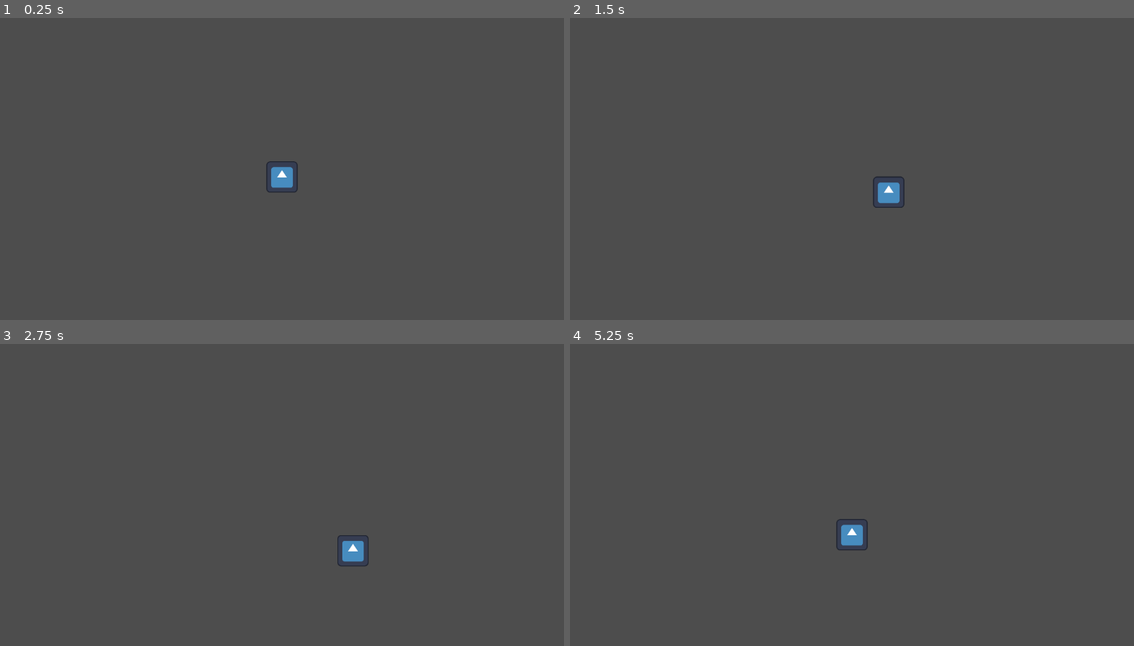
Above: before the commit, frames 1-4 (two rows, left to right).
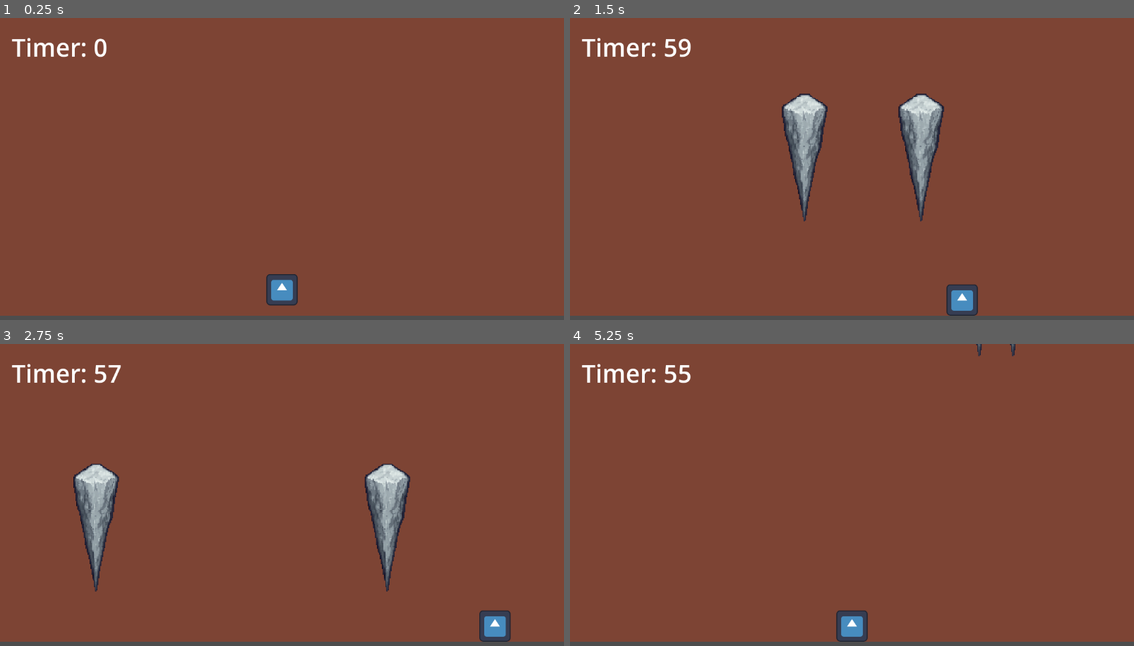
Above: after the commit, the same moments.

Repository: elftmann1/Theater-Rush
Game: Godot game, scene res://Scenes/Game.tscn
The game is run twice, just before and just after one commit, with the same random seed, the same clock (stepped at 60 frames per second) and the same inputs. The project has no main scene, so this scene is started directly. The engine's default icon, where the game draws it, is replaced by a stand-in: a white triangle on a blue panel in a dark square.
Inputs:
- Up to frame 1 (0.25 s): no input
- Up to frame 2 (1.5 s): hold Right (Right) 0.53-1.28 s; hold Down (Down) from 1.28 s (still down)
- Up to frame 3 (2.75 s): release Down (Down) at 2.03 s; hold Right (Right) from 2.03 s (still down)
- Up to frame 4 (5.25 s): release Right (Right) at 2.78 s; hold Up (Up) 2.78-3.53 s; hold Left (Left) 3.53-5.03 s; hold Down (Down) from 5.03 s (still down)

The runs differ from the first frame. In frame 1, 98% of the frame differs, in the area x 0-100%, y 0-99%; in frame 2, 98%; in frame 3, 98%; in frame 4, 98%.

Commit message:
small rock game test

Diff:
--- a/Scenes/Game.tscn
+++ b/Scenes/Game.tscn
@@ -1,11 +1,96 @@
-[gd_scene load_steps=2 format=3 uid="uid://dgjqniq1e3sib"]
+[gd_scene load_steps=6 format=3 uid="uid://dgjqniq1e3sib"]
 
 [ext_resource type="PackedScene" uid="uid://camd18qtudr0c" path="res://Scenes/character_body_2d.tscn" id="1_iukft"]
+[ext_resource type="Script" uid="uid://dhtdoe70omqmm" path="res://Scripts/game_manager.gd" id="1_j5yw3"]
+[ext_resource type="Script" uid="uid://chu4wh5erqedi" path="res://Scripts/rock_icicle_spawner.gd" id="2_kldst"]
+
+[sub_resource type="WorldBoundaryShape2D" id="WorldBoundaryShape2D_iukft"]
+
+[sub_resource type="WorldBoundaryShape2D" id="WorldBoundaryShape2D_gl6un"]
 
 [node name="Game" type="Node2D"]
 
-[node name="CharacterBody2D" parent="." instance=ExtResource("1_iukft")]
-position = Vector2(0, -1)
+[node name="GameManager" type="Node" parent="."]
+script = ExtResource("1_j5yw3")
+
+[node name="TimerText" type="Label" parent="GameManager"]
+z_index = 4
+offset_left = -552.0
+offset_top = -299.0
+offset_right = -256.0
+offset_bottom = -219.0
+theme_override_font_sizes/font_size = 50
+text = "Timer: "
+
+[node name="Timer" type="Timer" parent="GameManager"]
+one_shot = true
+
+[node name="RockIcicleSpawner" type="Node" parent="."]
+script = ExtResource("2_kldst")
+
+[node name="Player" parent="." instance=ExtResource("1_iukft")]
+unique_name_in_owner = true
+z_index = 4
+position = Vector2(0, 213.645)
+scale = Vector2(0.5, 0.5)
+speed = 300
+
+[node name="Camera2D" type="Camera2D" parent="."]
+z_index = 5
+
+[node name="StaticBody2D" type="StaticBody2D" parent="."]
+position = Vector2(0, 284.84)
 scale = Vector2(0.5, 0.5)
 
-[node name="Camera2D" type="Camera2D" parent="."]
+[node name="CollisionShape2D" type="CollisionShape2D" parent="StaticBody2D"]
+shape = SubResource("WorldBoundaryShape2D_iukft")
+
+[node name="CollisionShape2D2" type="CollisionShape2D" parent="StaticBody2D"]
+position = Vector2(1152, 0)
+rotation = -1.5707964
+shape = SubResource("WorldBoundaryShape2D_gl6un")
+
+[node name="CollisionShape2D3" type="CollisionShape2D" parent="StaticBody2D"]
+position = Vector2(-1152, 0)
+rotation = 1.5707964
+shape = SubResource("WorldBoundaryShape2D_gl6un")
+
+[node name="ColorRect" type="ColorRect" parent="."]
+anchors_preset = 8
+anchor_left = 0.5
+anchor_top = 0.5
+anchor_right = 0.5
+anchor_bottom = 0.5
+offset_left = -912.0
+offset_top = -492.0
+offset_right = 900.0
+offset_bottom = 285.0
+grow_horizontal = 2
+grow_vertical = 2
+color = Color(0.4893117, 0.26741782, 0.2059907, 1)
+
+[node name="RestartButton" type="Node2D" parent="."]
+unique_name_in_owner = true
+z_index = 6
+scale = Vector2(5.545, 5.545)
+
+[node name="Button" type="Button" parent="RestartButton"]
+z_index = 7
+anchors_preset = 8
+anchor_left = 0.5
+anchor_top = 0.5
+anchor_right = 0.5
+anchor_bottom = 0.5
+offset_left = -32.5
+offset_top = -15.5
+offset_right = 32.5
+offset_bottom = 15.5
+grow_horizontal = 2
+grow_vertical = 2
+mouse_filter = 1
+text = "Restart"
+
+[connection signal="start_game" from="GameManager" to="RockIcicleSpawner" method="_on_game_manager_start_game"]
+[connection signal="is_moving" from="Player" to="GameManager" method="_on_player_is_moving"]
+[connection signal="player_died" from="Player" to="GameManager" method="_on_player_player_died"]
+[connection signal="player_died" from="Player" to="RockIcicleSpawner" method="_on_player_player_died"]
--- /dev/null
+++ b/Scenes/RockIcicle.tscn
@@ -0,0 +1,18 @@
+[gd_scene load_steps=3 format=3 uid="uid://cqvel35iyw0ng"]
+
+[ext_resource type="Script" uid="uid://c0vy8bxi4hwu7" path="res://Scripts/rock_icicle.gd" id="1_d3trv"]
+[ext_resource type="Texture2D" uid="uid://dnc34kb8c1ong" path="res://Assets/RockIcicle.png" id="1_iiagk"]
+
+[node name="RockIcicle" type="RigidBody2D"]
+z_index = 1
+collision_mask = 2
+script = ExtResource("1_d3trv")
+
+[node name="Sprite2D" type="Sprite2D" parent="."]
+scale = Vector2(0.2, 0.2)
+texture = ExtResource("1_iiagk")
+
+[node name="CollisionPolygon2D" type="CollisionPolygon2D" parent="."]
+polygon = PackedVector2Array(-9, -129, 8, -129, 42, -105, 0, 129, -43, -105)
+
+[connection signal="body_entered" from="." to="." method="_on_body_entered"]
--- a/Scenes/character_body_2d.tscn
+++ b/Scenes/character_body_2d.tscn
@@ -1,11 +1,12 @@
 [gd_scene load_steps=4 format=3 uid="uid://camd18qtudr0c"]
 
-[ext_resource type="Script" uid="uid://b7onj726u562" path="res://character_body_2d.gd" id="1_f50pn"]
+[ext_resource type="Script" uid="uid://b7onj726u562" path="res://Scripts/character_body_2d.gd" id="1_f50pn"]
 [ext_resource type="Texture2D" uid="uid://emqyh57buthu" path="res://icon.svg" id="2_ij6vw"]
 
 [sub_resource type="RectangleShape2D" id="RectangleShape2D_ij6vw"]
 
 [node name="CharacterBody2D" type="CharacterBody2D"]
+collision_layer = 2
 script = ExtResource("1_f50pn")
 
 [node name="Sprite2D" type="Sprite2D" parent="."]
--- /dev/null
+++ b/Scripts/character_body_2d.gd
@@ -0,0 +1,23 @@
+extends CharacterBody2D
+
+signal is_moving
+signal player_died
+@export var speed: int = 100
+
+func _ready():
+	while isMoving():
+		await get_tree().process_frame
+	is_moving.emit()
+
+func _process(delta: float) -> void:
+	velocity.x = Input.get_axis("Left","Right") * speed
+	velocity.y -= -9
+	move_and_slide()
+
+func has_died() -> void:
+	print("has died")
+	player_died.emit()
+	queue_free()
+
+func isMoving():
+	return velocity.x < 0.1
--- /dev/null
+++ b/Scripts/game_manager.gd
@@ -0,0 +1,33 @@
+extends Node
+
+signal start_game
+
+@onready var timer_text = $TimerText
+@onready var timer = $Timer
+@onready var restart_button = %RestartButton/Button
+
+# Called when the node enters the scene tree for the first time.
+func _ready() -> void:
+	restart_button.disabled = true
+	restart_button.visible = false
+	start_game.connect(self.start_timer)
+	restart_button.pressed.connect(self.restart_button_pressed)
+
+# Called every frame. 'delta' is the elapsed time since the previous frame.
+func _process(delta: float) -> void:
+	timer_text.text = "Timer: " + str(int(timer.time_left));
+
+func start_timer():
+	timer.set_wait_time(60);
+	timer.start();
+
+func _on_player_is_moving() -> void:
+	start_game.emit()
+
+func _on_player_player_died() -> void:
+	restart_button.disabled = false
+	restart_button.visible = true
+	timer.stop()
+
+func restart_button_pressed():
+	get_tree().reload_current_scene()
--- /dev/null
+++ b/Scripts/rock_icicle.gd
@@ -0,0 +1,11 @@
+extends RigidBody2D
+
+func _ready() -> void:
+	contact_monitor = true;
+	max_contacts_reported = 10;
+
+func _on_body_entered(body: Node) -> void:
+	if body.has_method("has_died"):
+		body.has_died();
+		print("died");
+	queue_free();
--- /dev/null
+++ b/Scripts/rock_icicle_spawner.gd
@@ -0,0 +1,36 @@
+extends Node
+
+var rock_prefab = preload("res://Scenes/RockIcicle.tscn")
+@export var number_of_rocks: int = 2
+@onready var rock_instance : Array = []
+var is_spawning_rocks = false
+var game_started = false
+
+func _physics_process(delta: float) -> void:
+	if game_started:
+		spawn_rock_icicle()
+
+func spawn_rock_icicle() -> void:
+	if is_spawning_rocks:
+		return
+	is_spawning_rocks = true
+
+	rock_instance.clear()
+
+	for i in range(number_of_rocks):
+		var rock = rock_prefab.instantiate()
+		rock.position = Vector2(randi_range(-400, 400), -430)
+		add_child(rock)
+		rock_instance.append(rock)
+		rock.tree_exited.connect(func():
+			rock_instance.erase(rock)
+			if rock_instance.is_empty():
+				is_spawning_rocks = false
+		)
+
+func _on_game_manager_start_game() -> void:
+	game_started = true
+
+
+func _on_player_player_died() -> void:
+	game_started = false
--- a/character_body_2d.gd
+++ /dev/null
@@ -1,8 +0,0 @@
-extends CharacterBody2D
-@export var speed: int = 100
-func _process(delta: float) -> void:
-	velocity.x = Input.get_axis("Left","Right") * speed
-	velocity.y = Input.get_axis("Up","Down") * speed
-	velocity.y -= -9
-
-	move_and_slide()
Binary file added: Assets/RockIcicle.png
Not shown, added: Assets/RockIcicle.png.import
Renamed: character_body_2d.gd.uid -> Scripts/character_body_2d.gd.uid
Not shown, added: Scripts/game_manager.gd.uid
Not shown, added: Scripts/rock_icicle.gd.uid
Not shown, added: Scripts/rock_icicle_spawner.gd.uid
